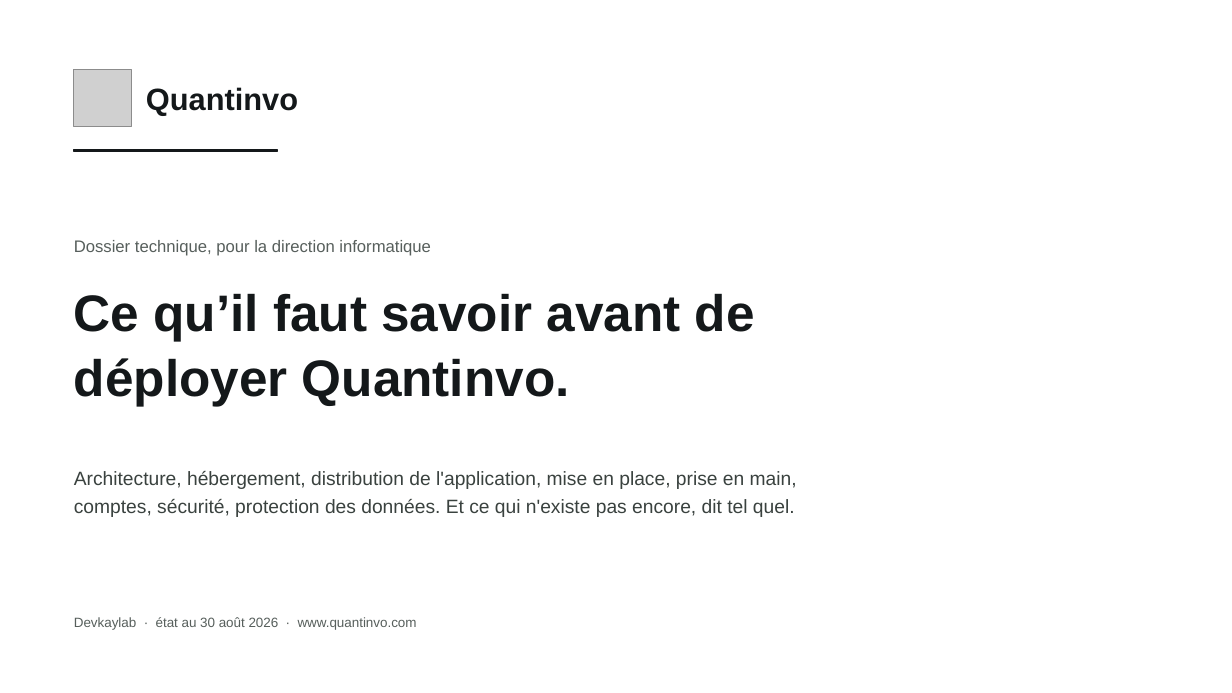
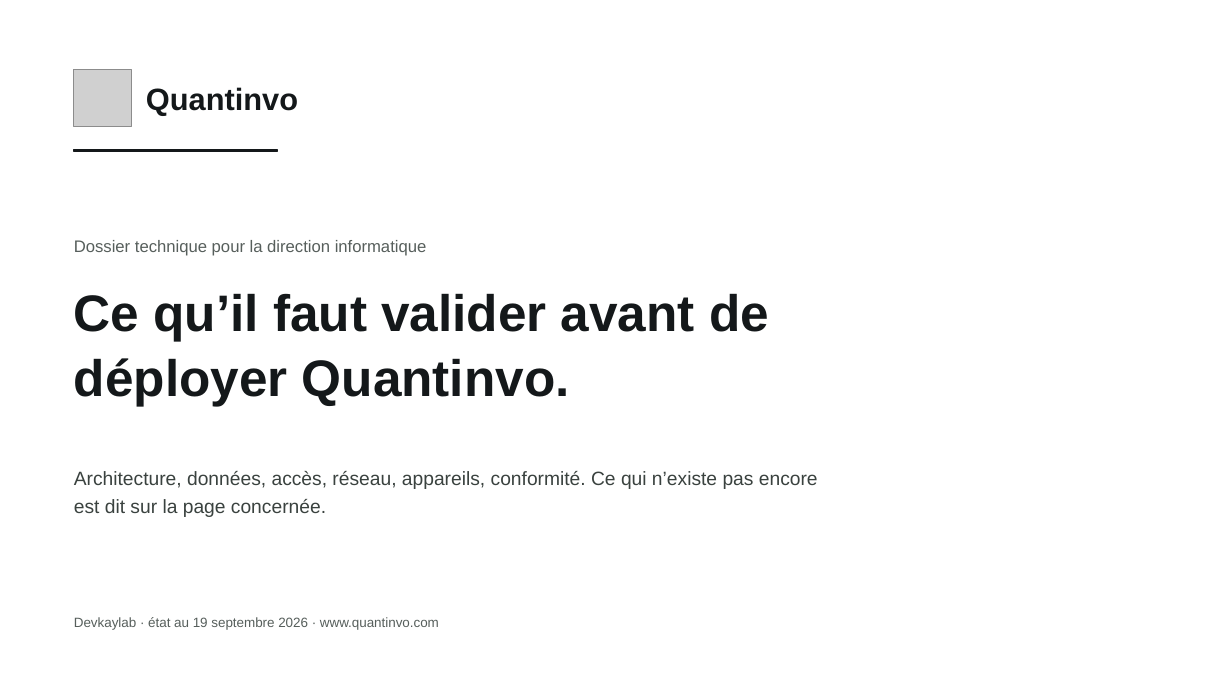
Before and after one commit to devkaylab/Inventaire, a slide deck: slide 1 of docs/entreprise/deck/Quantinvo-dossier-DSI.pptx. Drawn at 1232x693 pixels with LibreOffice and Linux fonts; fonts in the diff are those of the drawing; grey boxes stand for pictures. Boxes give left, top, right and bottom in pixels: in the first picture for what was removed or moved away, otherwise in the second. Text is boxed around its words. In the diff, an @@ line names an element or a change of style, - is before the commit and + after.

```diff
--- a/docs/entreprise/deck/Quantinvo-dossier-DSI.pptx
+++ b/docs/entreprise/deck/Quantinvo-dossier-DSI.pptx
@@ text at (74,240,427,256): text changed @@
-Dossier technique, pour la direction informatique
+Dossier technique pour la direction informatique
@@ text at (74,293,769,406): text changed @@
-Ce qu’il faut savoir avant de déployer Quantinvo.
+Ce qu’il faut valider avant de déployer Quantinvo.
@@ text at (74,471,818,517): text changed @@
-Architecture, hébergement, distribution de l'application, mise en place, prise en main, comptes, sécurité, protection des données. Et ce qui n'existe pas encore, dit tel quel.
+Architecture, données, accès, réseau, appareils, conformité. Ce qui n’existe pas encore est dit sur la page concernée.
@@ text at (74,617,439,630): text changed @@
-Devkaylab · état au 30 août 2026 · www.quantinvo.com
+Devkaylab · état au 19 septembre 2026 · www.quantinvo.com
```
Also in this commit, not shown: 5 other slides changed, 11 slides added, 11 slides removed, 26 other files.
